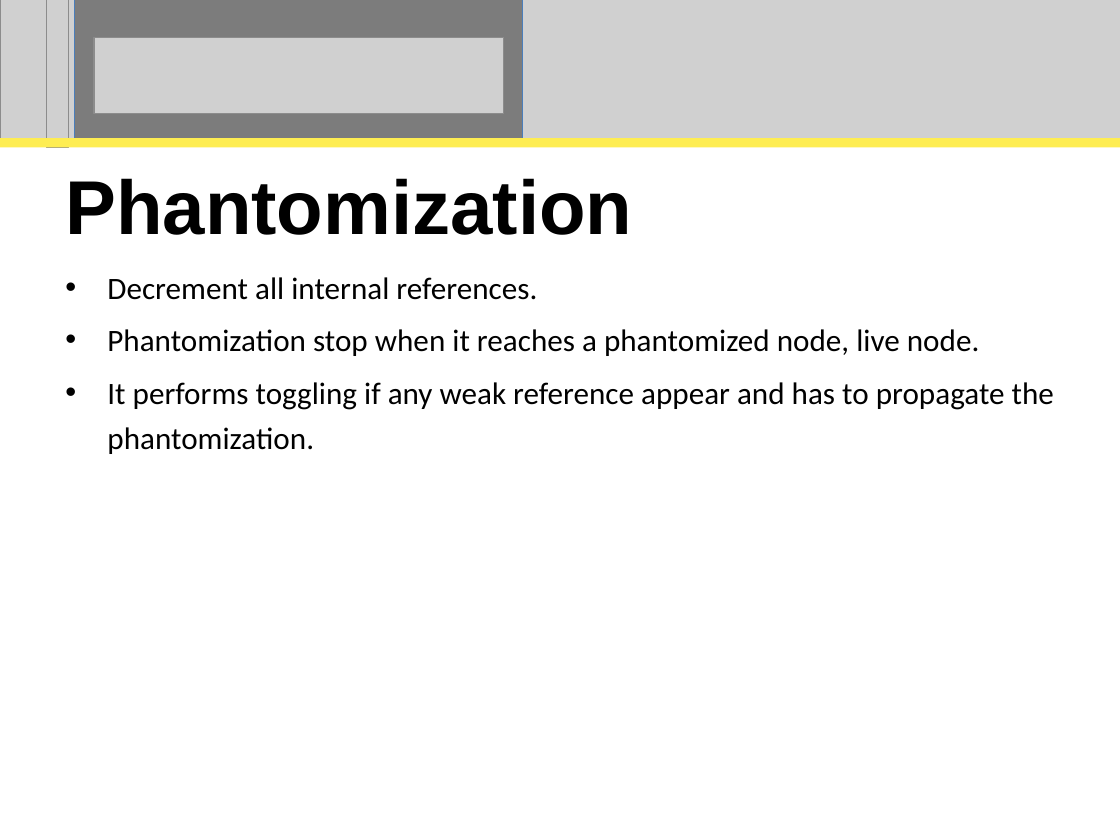
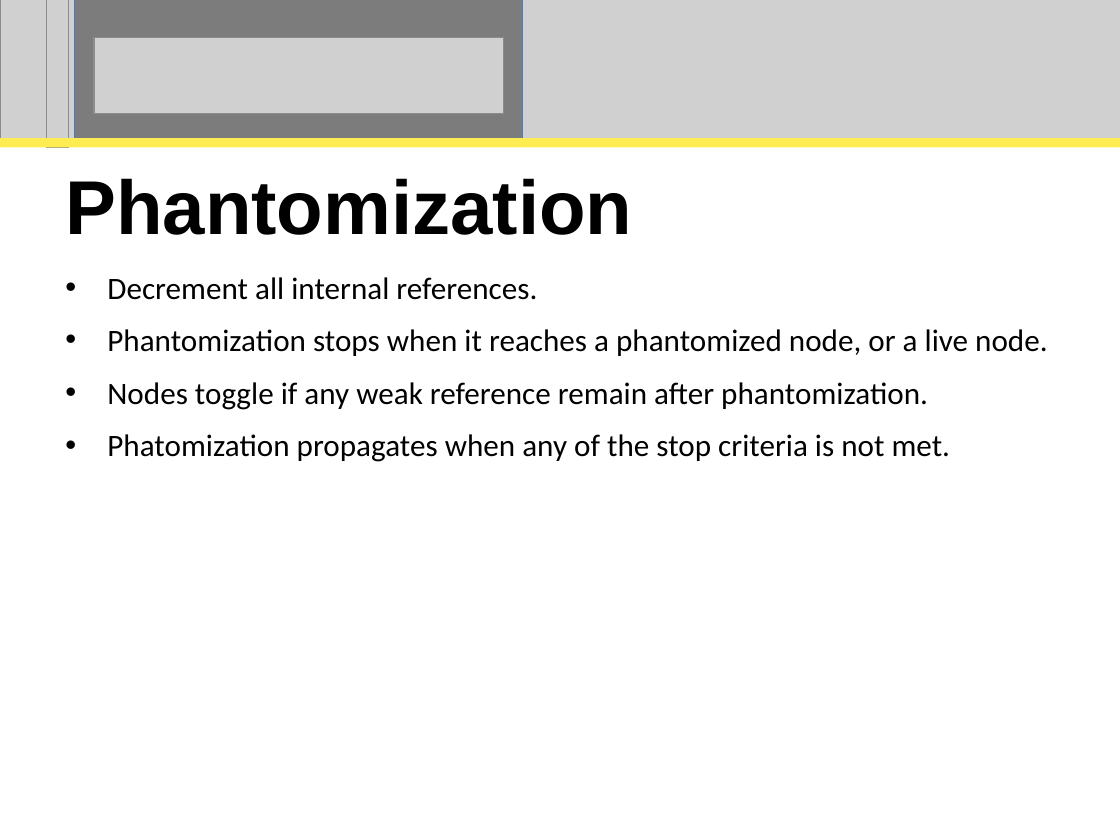
Before and after one commit to perpetualcoder/thesis, a slide deck: slide 40 of thesisppt/defense.ppt. Drawn at 1120x840 pixels with LibreOffice and Linux fonts; fonts in the diff are those of the drawing; grey boxes stand for pictures. Boxes give left, top, right and bottom in pixels: in the first picture for what was removed or moved away, otherwise in the second. Text is boxed around its words. In the diff, an @@ line names an element or a change of style, - is before the commit and + after.

```diff
--- a/thesisppt/defense.ppt
+++ b/thesisppt/defense.ppt
@@ subtitle at (x1=107, y1=329, x2=1047, y2=462): text changed @@
-• Phantomization stop when it reaches a phantomized node, live node.
-• It performs toggling if any weak reference appear and has to propagate the phantomization.
+• Phantomization stops when it reaches a phantomized node, or a live node.
+• Nodes toggle if any weak reference remain after phantomization.
+• Phatomization propagates when any of the stop criteria is not met.
```
Also in this commit, not shown: 26 other slides changed, 1 other file.
